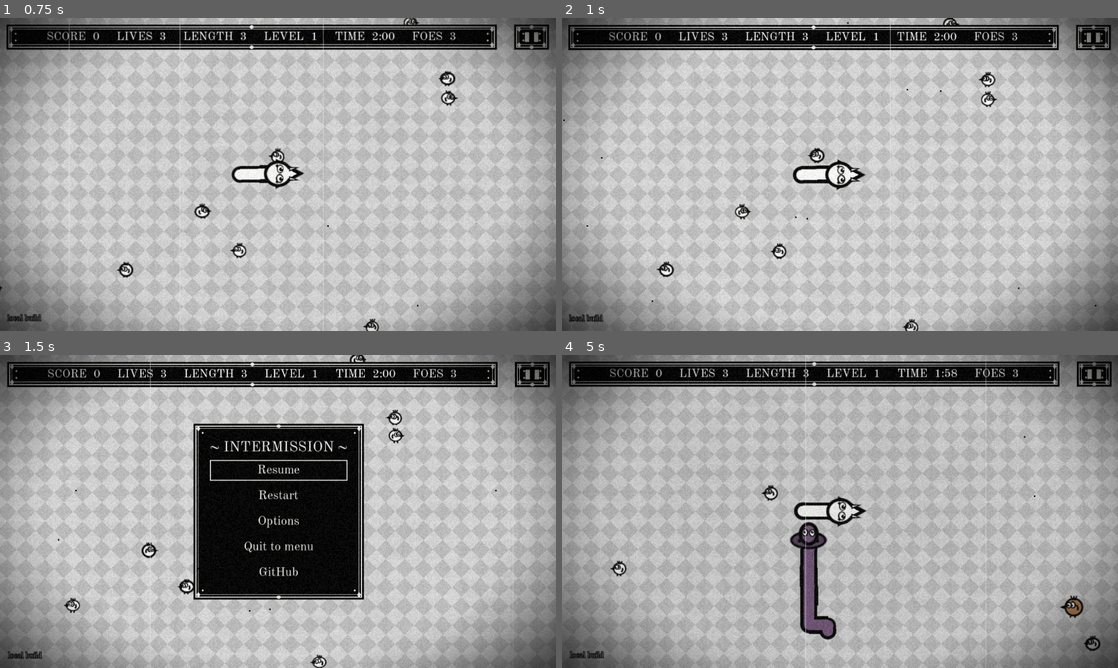
Above: before the commit, frames 1-4 (two rows, left to right).
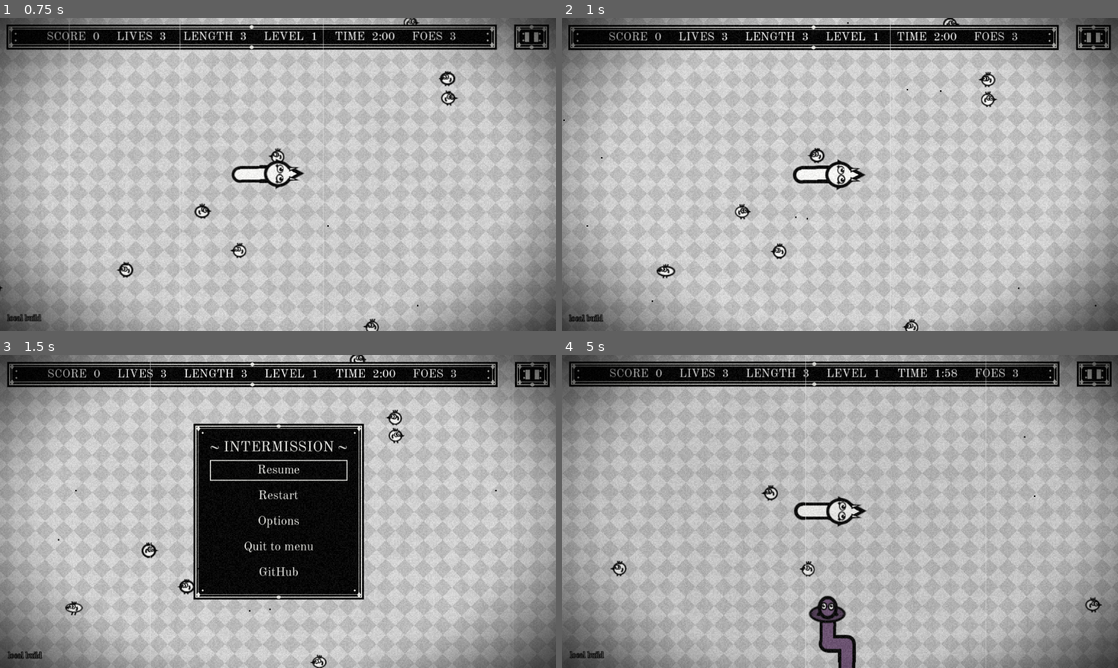
Above: after the commit, the same moments.

Repository: Oliver-Tautz/brilliant-snake-vibes
Game: Godot game, scene res://presentation/main.tscn
Two runs of this game, one before a commit and one after it. Both use one fixed random seed, a clock stepped at 60 frames per second and the inputs below.
Inputs (mouse positions are in pixels of both pictures, inside the frame that each line leads up to):
- Up to frame 1 (0.75 s): click "Play" at 0.5 s
- Up to frame 2 (1 s): no input
- Up to frame 3 (1.5 s): tap Enter at 1.25 s; drag from (533, 373) to (333, 442) at 1.27 s
- Up to frame 4 (5 s): click "Restart" at 2 s; drag from (728, 527) to (812, 574) at 2.77 s; move the mouse to (895, 442) at 3.52 s; hold Right 3.53-4.25 s; tap Ctrl at 3.6 s; drag from (812, 574) to (673, 464) at 4.27 s

Frame 1 is identical in both runs. In frame 2, 0.1% of the frame differs, in the area x 17-21%, y 77-84%; in frame 3, 0.1%; in frame 4, 2.5%, in the area x 40-98%, y 53-100%.

Commit message:
Biting an enemy's head from the side always kills it; slower enemies on early levels

Diff:
--- a/logic/game_config.gd
+++ b/logic/game_config.gd
@@ -37,8 +37,8 @@
 
 # Enemy snakes (spec §6b), by EnemySnake.Species: anaconda, cobra, mamba
 const ENEMY_START_LENGTH := 5
-const ENEMY_INTERVAL: Array[float] = [0.3, 0.2, 0.13]  # seconds per move at level 1
-const ENEMY_SPEEDUP := 0.93  # interval factor per level
+const ENEMY_INTERVAL: Array[float] = [0.42, 0.3, 0.2]  # seconds per move at level 1 (the player starts at 0.2)
+const ENEMY_SPEEDUP := 0.9  # interval factor per level: by level 10 they move at 0.39 x these
 const ENEMY_FLEE: Array[float] = [1.0, 3.0, 6.0]  # how hard a shorter enemy keeps away from the player's head
 const FLEE_RANGE := 6
 const FLOOD_CAP := 30
--- a/logic/snake_game.gd
+++ b/logic/snake_game.gd
@@ -169,9 +169,12 @@
 			last_crash = new_head
 			_lose_life()
 		return
-	var foe = _enemy_with_head(new_head)
-	if foe != null:  # head-on: the longer snake wins, a tie goes to the player
-		if body.size() >= foe.body.size():
+	var foe = _enemy_bitten(new_head)
+	if foe != null:
+		# Biting the head from the side always kills it. Only when the heads meet head-on does the
+		# longer snake win (a tie goes to the player).
+		var head_on: bool = foe.body[0] == new_head and foe.direction == -direction
+		if not head_on or body.size() >= foe.body.size():
 			_kill_enemy(foe)
 			if level_won:
 				return
@@ -413,6 +416,18 @@
 	return -1
 
 
+## The enemy whose head is at `cell`, or whose head just left it (its neck): fast enemies move between
+## the player's steps, so a bite that was aimed at the head still counts.
+func _enemy_bitten(cell: Vector2i):
+	var foe = _enemy_with_head(cell)
+	if foe != null:
+		return foe
+	for enemy in enemies:
+		if enemy.alive and enemy.body.size() > 1 and enemy.body[1] == cell:
+			return enemy
+	return null
+
+
 func _enemy_with_head(cell: Vector2i):
 	for enemy in enemies:
 		if enemy.alive and enemy.body[0] == cell:
@@ -427,11 +442,17 @@
 	if dir == Vector2i.ZERO:  # no free move
 		_kill_enemy(enemy)
 		return
+	_move_enemy(enemy, dir)
+
+
+## Moves an enemy one cell and applies the contact rules (spec §6b). The AI never picks a deadly move
+## on purpose; the side-bite branch below is the rule for when one happens anyway.
+func _move_enemy(enemy, dir: Vector2i) -> void:
 	var target: Vector2i = enemy.body[0] + dir
-	if target == body[0]:  # head-on: the longer snake wins, a tie goes to the player
+	if target == body[0]:  # face to face the longer snake wins (a tie goes to the player); from the side it dies
 		if invulnerable_time > 0.0:
 			return
-		if enemy.body.size() > body.size():
+		if dir == -direction and enemy.body.size() > body.size():
 			last_crash = target
 			_lose_life()
 		else:
@@ -468,7 +489,7 @@
 		var cell := head + dir
 		if not _in_bounds(cell) or _enemy_cells[_index(cell)] > 0:
 			continue
-		var bite := cell == body[0]
+		var bite := cell == body[0] and dir == -direction  # it only lunges face to face
 		if (_occupied[_index(cell)] > 0 and not bite) or (bite and shorter):
 			continue
 		var value := _rng.randf() * 1.5
--- a/tests/unit/test_levels.gd
+++ b/tests/unit/test_levels.gd
@@ -183,13 +183,32 @@
 	assert_eq(game.lives, Cfg.LIVES)
 
 
-func test_longer_enemy_bites_the_player_head() -> void:
+func test_longer_enemy_wins_face_to_face() -> void:
+	game.set_food([])
+	game.set_body(_cells(Vector2i(10, 10), 3, Vector2i.RIGHT))
+	var foe := _enemy(Enemy.Species.MAMBA, _cells(Vector2i(11, 10), 6, Vector2i.LEFT), Vector2i.LEFT)
+	game._step_enemy(foe)
+	assert_true(game.last_life_lost)
+	assert_true(foe.alive)
+
+
+func test_enemy_into_the_player_head_from_the_side_dies() -> void:
+	game.set_food([])
+	game.set_body(_cells(Vector2i(10, 10), 3, Vector2i.RIGHT))
+	_enemy(Enemy.Species.MAMBA, _cells(Vector2i(3, 3), 3, Vector2i.RIGHT), Vector2i.RIGHT)
+	var foe := _enemy(Enemy.Species.MAMBA, _cells(Vector2i(10, 9), 6, Vector2i.DOWN), Vector2i.DOWN)
+	game._move_enemy(foe, Vector2i.DOWN)  # the AI avoids this; the rule still has to hold
+	assert_false(foe.alive)
+	assert_false(game.last_life_lost)
+
+
+func test_longer_enemy_does_not_lunge_from_the_side() -> void:
 	game.set_food([])
 	game.set_body(_cells(Vector2i(10, 10), 3, Vector2i.RIGHT))
 	var foe := _enemy(Enemy.Species.MAMBA, _cells(Vector2i(10, 9), 6, Vector2i.DOWN), Vector2i.DOWN)
 	game._step_enemy(foe)
-	assert_true(game.last_life_lost)
-	assert_true(foe.alive)
+	assert_ne(foe.body[0], Vector2i(10, 10))
+	assert_false(game.last_life_lost)
 
 
 func test_enemies_move_on_their_own_clock() -> void:
@@ -308,3 +327,32 @@
 		if enemy.alive:
 			for cell in enemy.body:
 				assert_gt(game._enemy_cells[game._index(cell)], 0)
+
+
+func test_biting_a_longer_enemy_head_from_the_side_kills_it() -> void:
+	game.set_food([])
+	game.set_body(_cells(Vector2i(10, 10), 3, Vector2i.RIGHT))
+	_enemy(Enemy.Species.MAMBA, _cells(Vector2i(3, 3), 3, Vector2i.RIGHT), Vector2i.RIGHT)  # keeps the level going
+	var foe := _enemy(Enemy.Species.MAMBA, _cells(Vector2i(11, 10), 8, Vector2i.DOWN), Vector2i.DOWN)  # heading down
+	game.tick()
+	assert_false(foe.alive)
+	assert_false(game.last_life_lost)
+
+
+func test_biting_the_neck_the_head_just_left_kills_it() -> void:
+	game.set_food([])
+	game.set_body(_cells(Vector2i(10, 10), 3, Vector2i.RIGHT))
+	_enemy(Enemy.Species.MAMBA, _cells(Vector2i(3, 3), 3, Vector2i.RIGHT), Vector2i.RIGHT)
+	var foe := _enemy(Enemy.Species.MAMBA, _cells(Vector2i(11, 11), 8, Vector2i.DOWN), Vector2i.DOWN)  # neck at 11,10
+	game.tick()
+	assert_false(foe.alive)
+	assert_false(game.last_life_lost)
+
+
+func test_biting_further_down_the_body_still_costs_a_life() -> void:
+	game.set_food([])
+	game.set_body(_cells(Vector2i(10, 10), 3, Vector2i.RIGHT))
+	var foe := _enemy(Enemy.Species.MAMBA, _cells(Vector2i(11, 12), 8, Vector2i.DOWN), Vector2i.DOWN)  # 11,10 is 3rd
+	game.tick()
+	assert_true(foe.alive)
+	assert_true(game.last_life_lost)
Not shown, changed: agent_adr.md
Not shown, changed: spec.md
